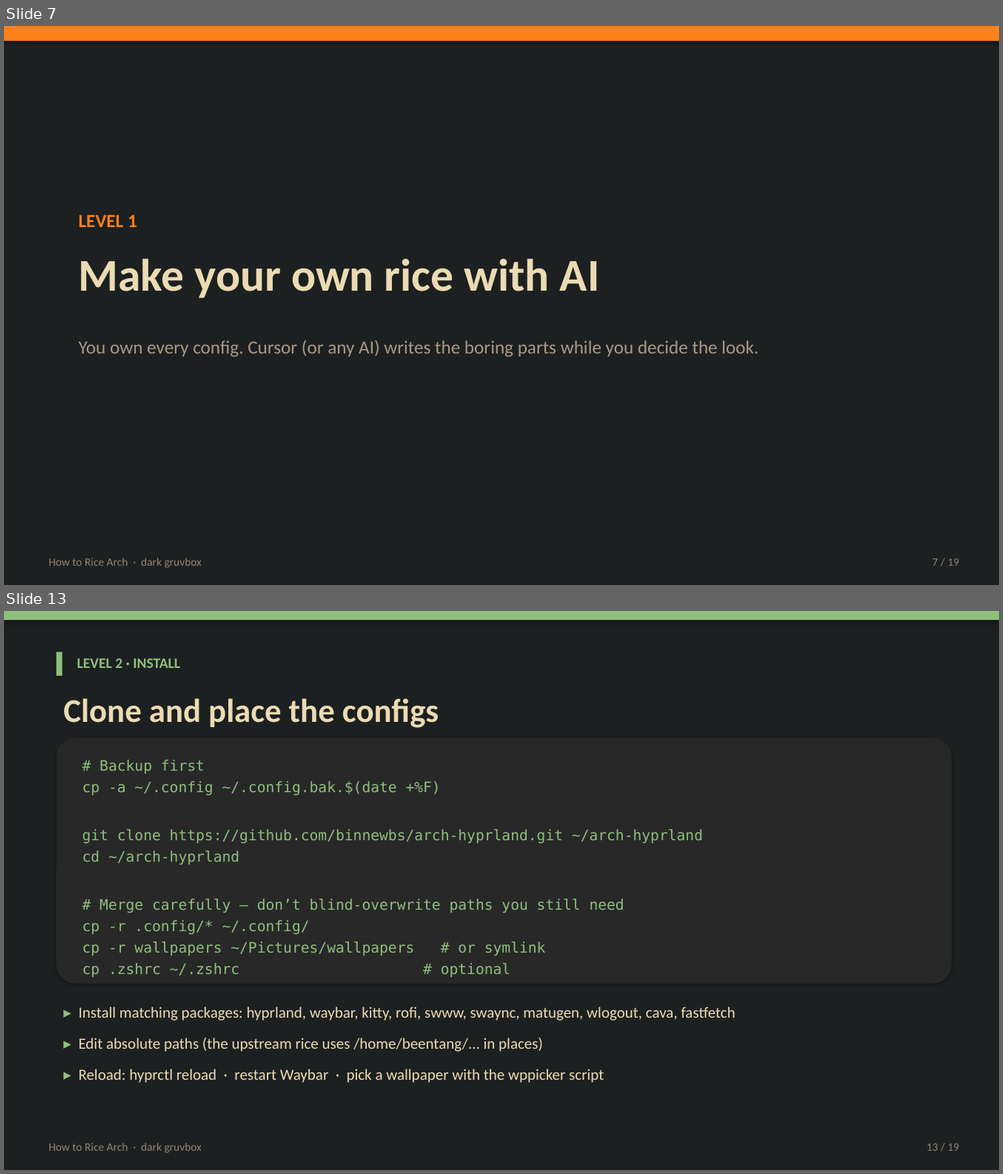
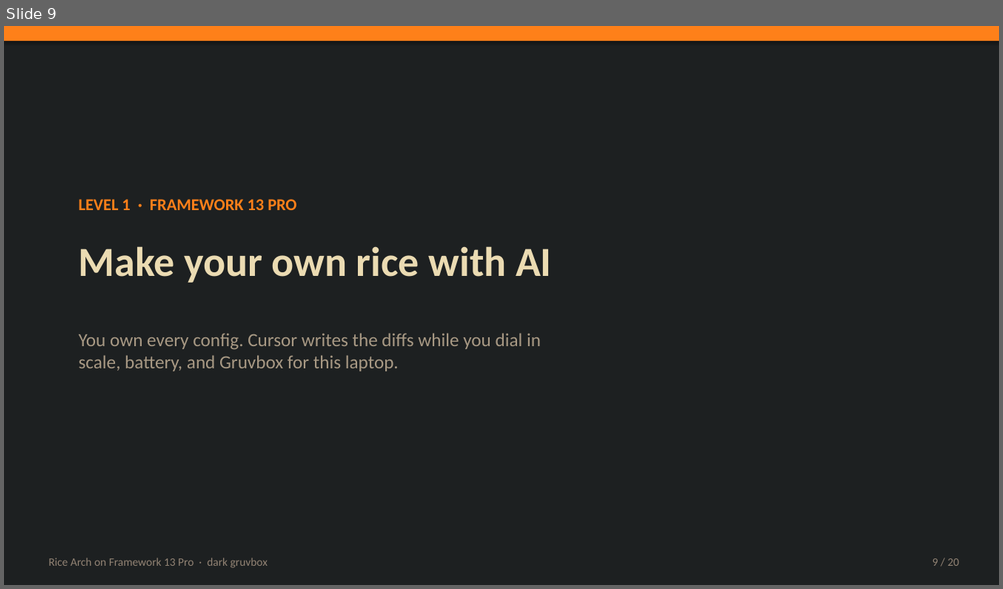
Before and after one commit to WaffleStudioGit/PCPhone, a slide deck: download/How-to-Rice-Arch.pptx. Shown one above the other, each under a label of ours: slides 7 and 13 before the commit, slide 9 after it; the slides between them are not shown. The pictures are 1003x1174 and 1003x589 pixels, drawn with LibreOffice and Linux fonts; fonts in the diff are those of the drawing. Boxes give left, top, right and bottom in pixels: in the first picture for what was removed or moved away, otherwise in the second. Text is boxed around its words. In the diff, an @@ line names an element or a change of style, - is before the commit and + after.

```diff
--- a/download/How-to-Rice-Arch.pptx
+++ b/download/How-to-Rice-Arch.pptx
@@ slide 13 removed at [4,611,999,1170], background #1D2021 @@
@@ rectangle removed at [4,611,999,620] @@
@@ rectangle removed at [57,652,62,676] @@
@@ text removed at [77,658,180,668] @@
-LEVEL 2 · INSTALL
@@ text removed at [63,698,438,728] @@
-Clone and place the configs
@@ rounded rectangle removed at [57,738,951,984] @@
@@ text removed at [82,760,703,977] @@
-# Backup first
-cp -a ~/.config ~/.config.bak.$(date +%F)
-git clone https://github.com/binnewbs/arch-hyprland.git ~/arch-hyprland
-cd ~/arch-hyprland
-# Merge carefully — don’t blind-overwrite paths you still need
-cp -r .config/* ~/.config/
-cp -r wallpapers ~/Pictures/wallpapers # or symlink
-cp .zshrc ~/.zshrc # optional
@@ text removed at [79,1007,735,1083] @@
-▸ Install matching packages: hyprland, waybar, kitty, rofi, swww, swaync, matugen, wlogout, cava, fastfetch
-▸ Edit absolute paths (the upstream rice uses /home/beentang/... in places)
-▸ Reload: hyprctl reload · restart Waybar · pick a wallpaper with the wppicker script
@@ text removed at [48,1143,202,1153] @@
-How to Rice Arch · dark gruvbox
@@ text removed at [926,1144,959,1151] @@
-13 / 19
@@ what was slide 7 is now slide 9 @@
@@ slide 9 changed as well @@
@@ text at [79,199,296,210]: text changed; size 18 to 16 pt @@
-LEVEL 1
+LEVEL 1 · FRAMEWORK 13 PRO
@@ text "Make your own rice with ...": place and size @@
-text "Make your own rice with ..." at [79,258,600,298]
+text "Make your own rice with ..." at [79,247,552,283]
@@ text "Make your own rice with ..." at [79,247,552,283]: size 44 to 40 pt @@
@@ text at [79,333,540,372]: text changed @@
-You own every config. Cursor (or any AI) writes the boring parts while you decide the look.
+You own every config. Cursor writes the diffs while you dial in
+scale, battery, and Gruvbox for this laptop.
@@ text at [48,558,267,568]: text changed @@
-How to Rice Arch · dark gruvbox
+Rice Arch on Framework 13 Pro · dark gruvbox
@@ text at [932,559,959,566]: text changed @@
-7 / 19
+9 / 20
```
Also in this commit, not shown: 4 other slides changed, 15 slides added, 13 other slides removed, 5 other files.
